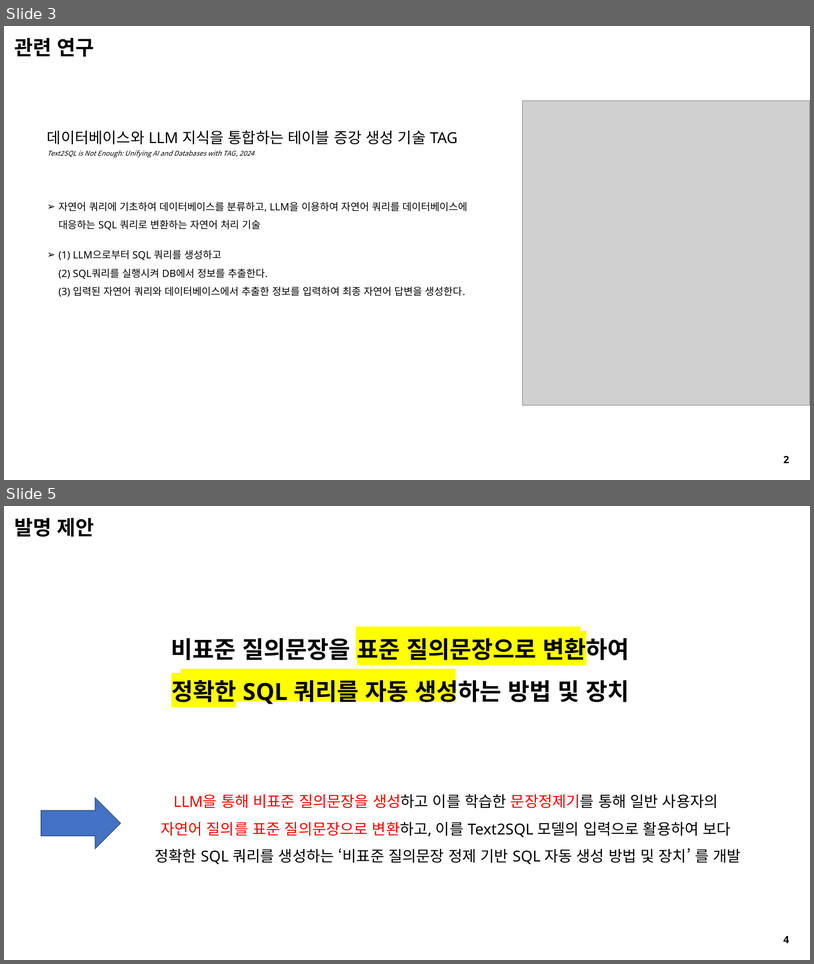
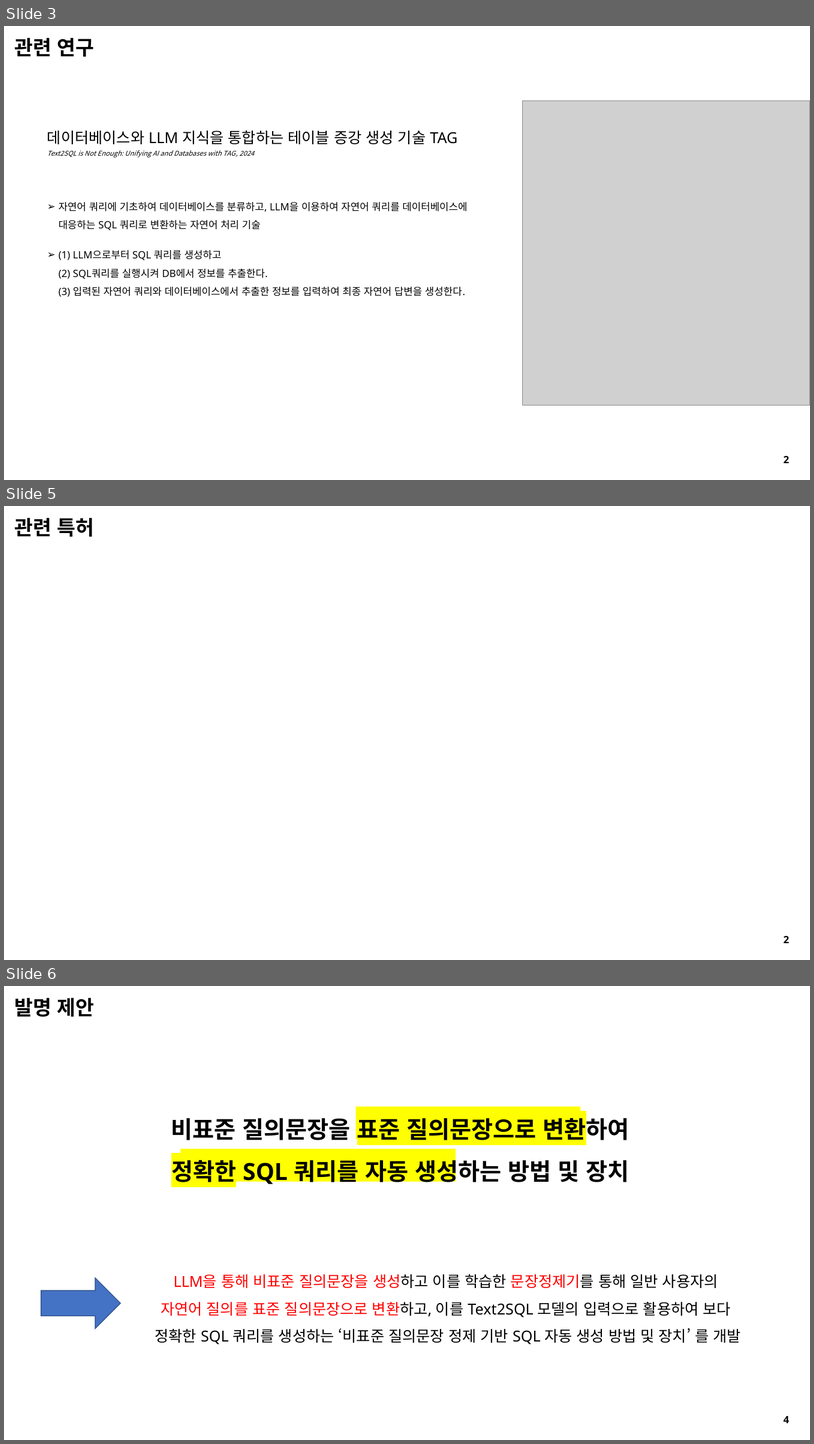
Before and after one commit to seungdeng/DELab, a slide deck: PPT/DSLab_이승건,송민섭_특허.pptx. Shown one above the other, each under a label of ours: slides 3 and 5 before the commit, slides 3, 5 and 6 after it; the slides between them are not shown. The pictures are 814x964 and 814x1444 pixels, drawn with LibreOffice and Linux fonts; fonts in the diff are those of the drawing; grey boxes stand for pictures. Boxes give left, top, right and bottom in pixels: in the first picture for what was removed or moved away, otherwise in the second. Text is boxed around its words. In the diff, an @@ line names an element or a change of style, - is before the commit and + after.

```diff
--- a/PPT/DSLab_이승건,송민섭_특허.pptx
+++ b/PPT/DSLab_이승건,송민섭_특허.pptx
@@ slide 5 added at <box>4,506,810,960</box>, background #FFFFFF @@
@@ text added at <box>15,518,95,537</box>, 24 pt, text #000000, bold @@
+관련 특허
@@ text added at <box>784,936,790,943</box>, 12 pt, text #000000, bold @@
+2
@@ what was slide 5 is now slide 6 @@
```
Also in this commit, not shown: 1 slide changed, 2 other files.
